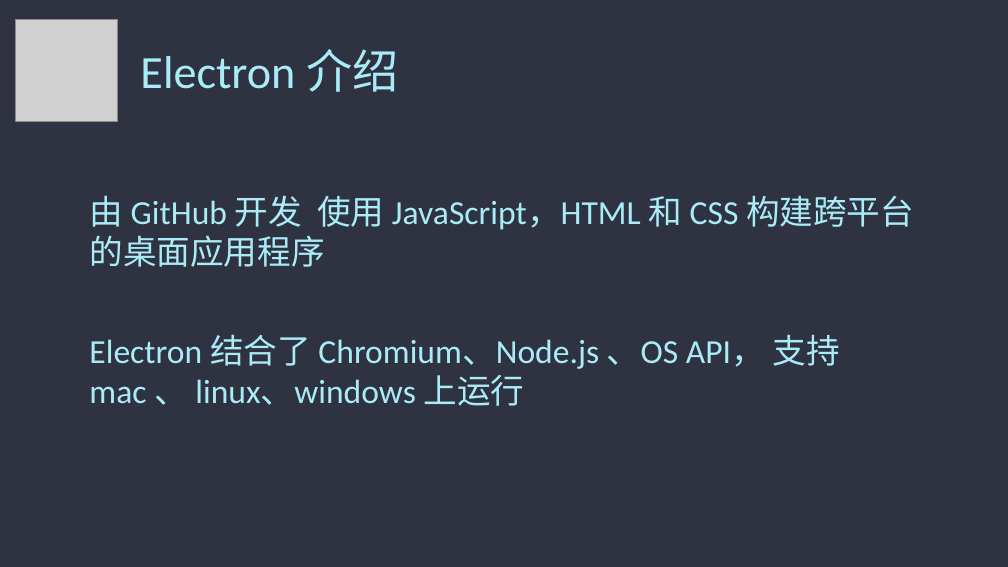
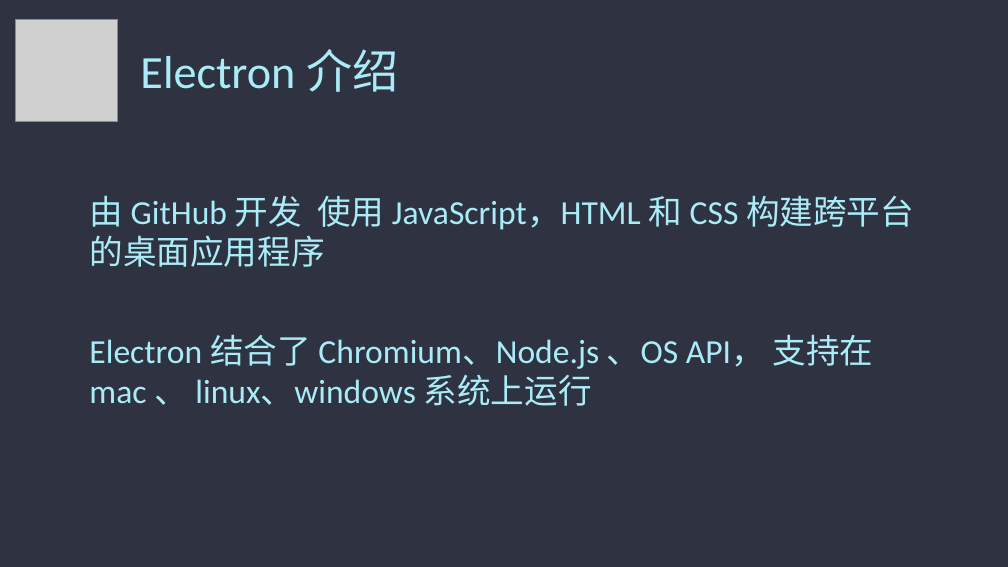
Before and after one commit to admiral20/electron-quick-start, a slide deck: slide 3 of ppt/electron.pptx. Drawn at 1008x567 pixels with LibreOffice and Linux fonts; fonts in the diff are those of the drawing; grey boxes stand for pictures. Boxes give left, top, right and bottom in pixels: in the first picture for what was removed or moved away, otherwise in the second. Text is boxed around its words. In the diff, an @@ line names an element or a change of style, - is before the commit and + after.

```diff
--- a/ppt/electron.pptx
+++ b/ppt/electron.pptx
@@ text at bbox=[89, 334, 873, 406]: text changed @@
-Electron 结合了 Chromium、Node.js 、OS API， 支持mac 、 linux、windows 上运行
+Electron 结合了 Chromium、Node.js 、OS API， 支持在mac 、 linux、windows 系统上运行
```
Also in this commit, not shown: 10 other slides changed, 1 other file.
